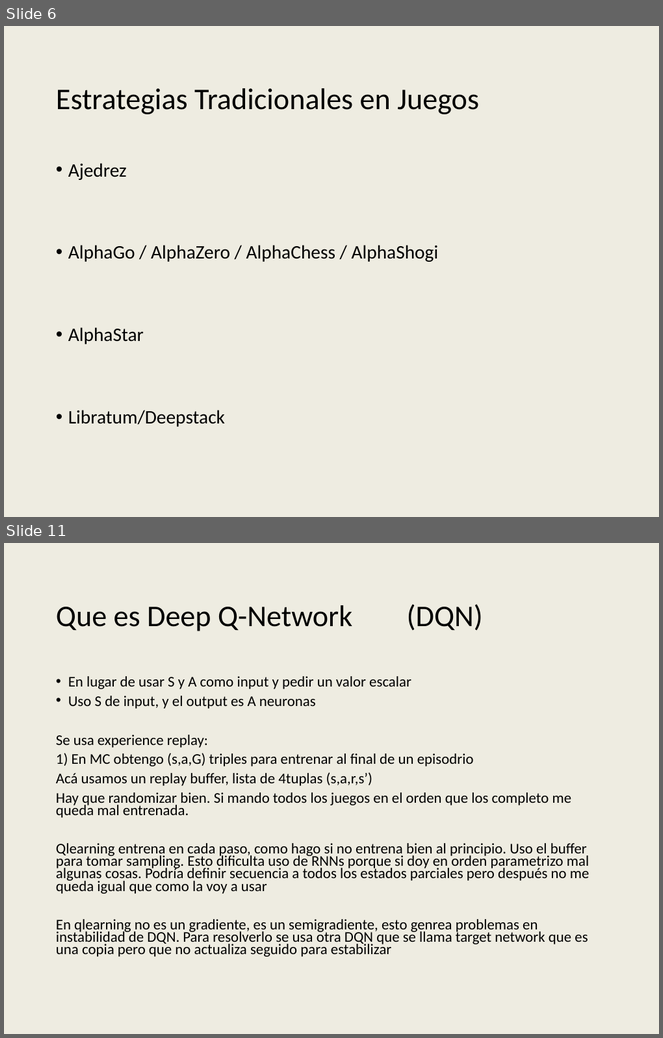
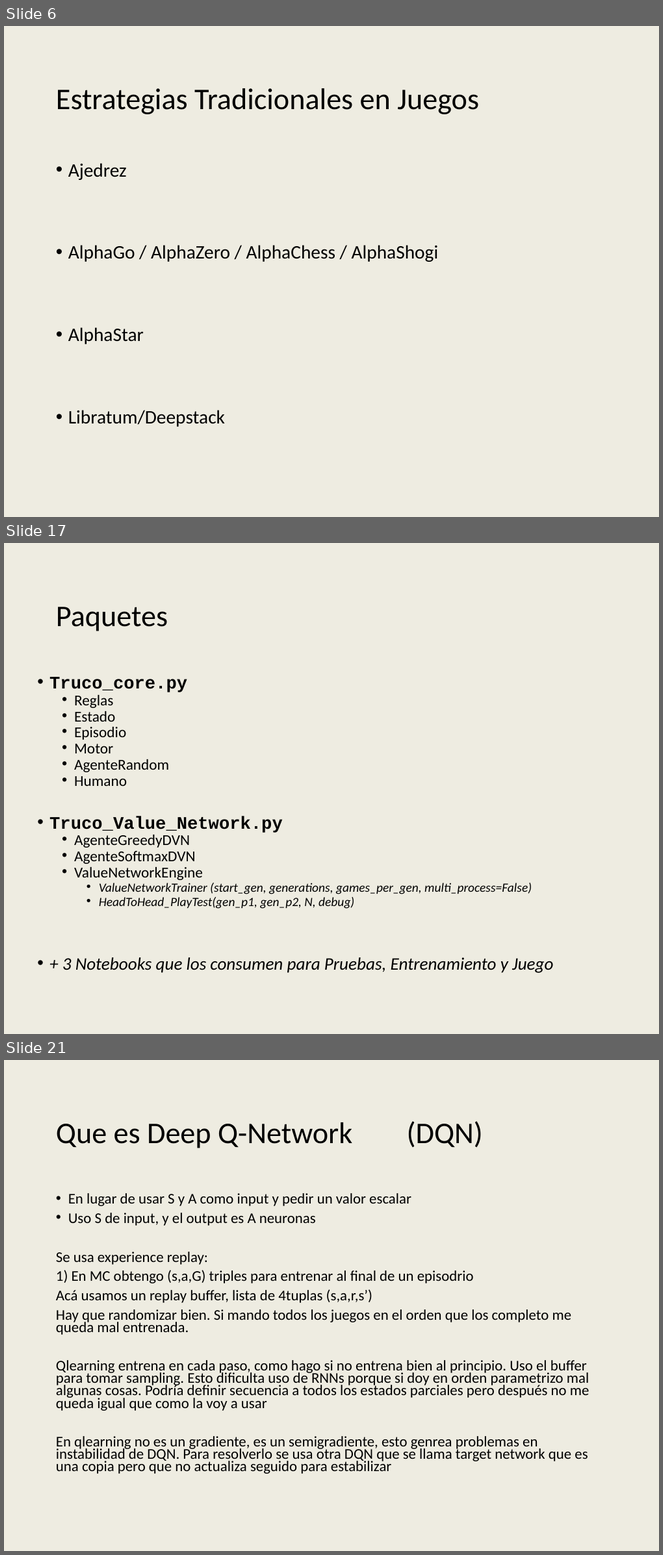
Before and after one commit to AbrojoROU/Truco_DQN, a slide deck: Proyecto IA Digital House v4.pptx. Shown one above the other, each under a label of ours: slides 6 and 11 before the commit, slides 6, 17 and 21 after it; the slides between them are not shown. The pictures are 663x1038 and 663x1555 pixels, drawn with LibreOffice and Linux fonts; fonts in the diff are those of the drawing; background and template pictures are left out. Boxes give left, top, right and bottom in pixels: in the first picture for what was removed or moved away, otherwise in the second. Text is boxed around its words. In the diff, an @@ line names an element or a change of style, - is before the commit and + after.

```diff
--- a/Proyecto IA Digital House v4.pptx
+++ b/Proyecto IA Digital House v4.pptx
@@ slide 17 added at [4,543,659,1034], background #EEECE1 @@
@@ title added at [56,607,168,631], 33 pt, text #000000 @@
+Paquetes
@@ text added at [50,677,553,973], 13.9 pt, text #000000, italic @@
+• Truco_core.py
+  • Reglas
+  • Estado
+  • Episodio
+  • Motor
+  • AgenteRandom
+  • Humano
+• Truco_Value_Network.py
+  • AgenteGreedyDVN
+  • AgenteSoftmaxDVN
+  • ValueNetworkEngine
+    • ValueNetworkTrainer (start_gen, generations, games_per_gen, multi_process=False)
+    • HeadToHead_PlayTest(gen_p1, gen_p2, N, debug)
+• + 3 Notebooks que los consumen para Pruebas, Entrenamiento y Juego
@@ what was slide 11 is now slide 21 @@
```
Also in this commit, not shown: 7 slides changed, 8 other slides added, 3 slides removed.
